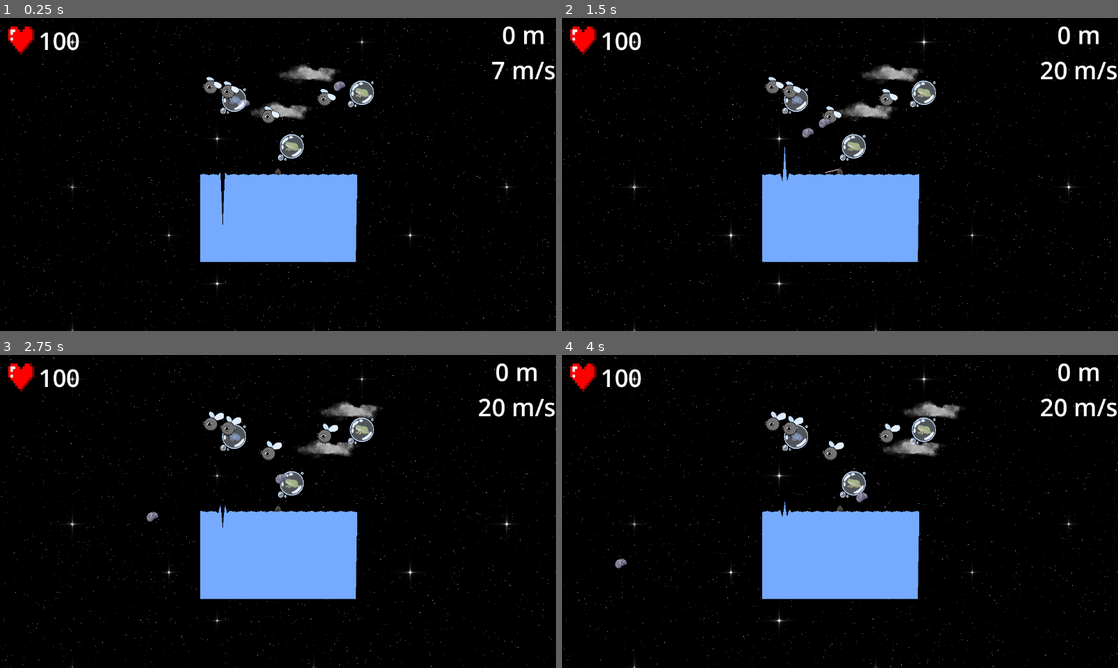
Above: before the commit, frames 1-4 (two rows, left to right).
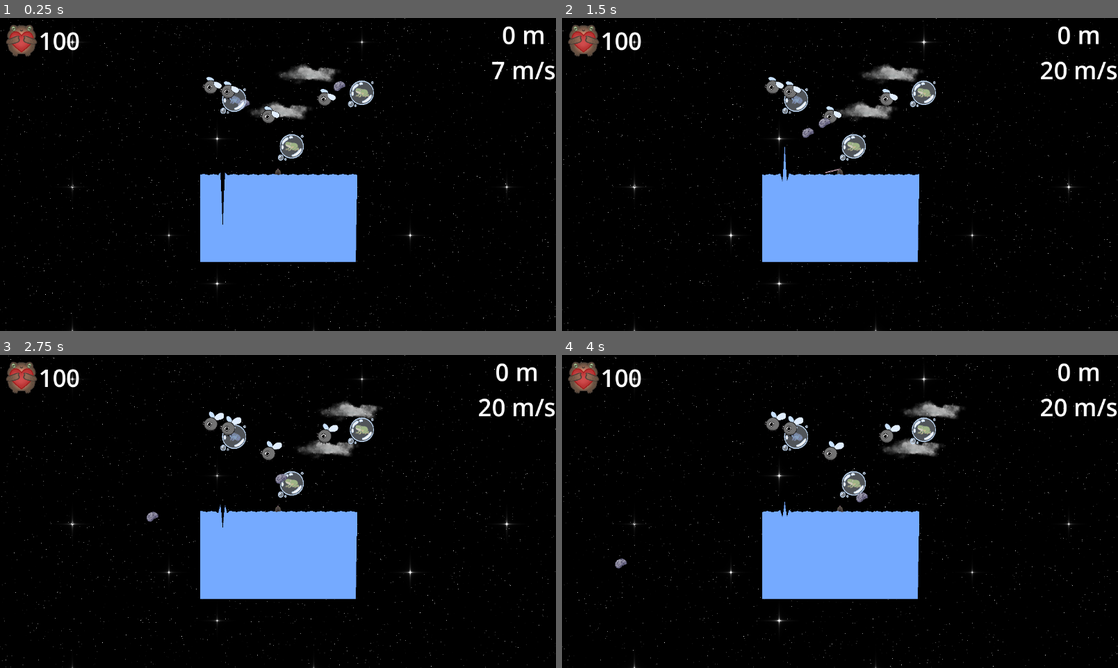
Above: after the commit, the same moments.

Repository: ygda-org/frog-jam
Game: Godot game, scene res://scenes/main.tscn
The game is run twice, just before and just after one commit, with the same random seed, the same clock (stepped at 60 frames per second) and the same inputs.
Inputs (mouse positions are in pixels of both pictures, inside the frame that each line leads up to):
- Up to frame 1 (0.25 s): no input
- Up to frame 2 (1.5 s): move the mouse to (962, 158) at 0.52 s; click (962, 158) at 0.67 s; move the mouse to (728, 190) at 1.27 s; click (728, 190) at 1.42 s
- Up to frame 3 (2.75 s): move the mouse to (333, 442) at 2.02 s; click (333, 442) at 2.17 s
- Up to frame 4 (4 s): move the mouse to (812, 574) at 2.77 s; click (812, 574) at 2.92 s; move the mouse to (1006, 558) at 3.52 s; click (1006, 558) at 3.67 s

The runs differ from the first frame. In frame 1, 0.5% of the frame differs, in the area x 1-7%, y 2-13%; in frame 2, 0.5%; in frame 3, 0.5%; in frame 4, 0.5%.

Commit message:
Created pause menu and adjusted heart texture

Diff:
--- a/scenes/main.tscn
+++ b/scenes/main.tscn
@@ -10,6 +10,7 @@
 [ext_resource type="PackedScene" uid="uid://cs2v2aikg2lsg" path="res://ui/hud.tscn" id="7_tipki"]
 [ext_resource type="PackedScene" path="res://scenes/Background_Spawner.tscn" id="8_tipki"]
 [ext_resource type="PackedScene" uid="uid://d4ac5b740vh5i" path="res://scenes/water/water_body.tscn" id="9_85g3d"]
+[ext_resource type="PackedScene" uid="uid://bv0gtd7gib6qt" path="res://ui/death_screen.tscn" id="11_ya4ey"]
 
 [sub_resource type="ViewportTexture" id="ViewportTexture_o6xl0"]
 viewport_path = NodePath("subview")
@@ -76,3 +77,8 @@
 [node name="CanvasLayer" type="CanvasLayer" parent="."]
 
 [node name="HUD" parent="CanvasLayer" instance=ExtResource("7_tipki")]
+
+[node name="Death Screen" parent="CanvasLayer" instance=ExtResource("11_ya4ey")]
+
+[connection signal="player_dead" from="Player" to="." method="_on_player_player_dead"]
+[connection signal="restart_game" from="CanvasLayer/Death Screen" to="." method="_on_death_screen_restart_game"]
--- a/scripts/asteroid.gd
+++ b/scripts/asteroid.gd
@@ -17,7 +17,7 @@
 	move_and_slide()
 	for i in range(get_slide_collision_count()):
 		if get_slide_collision(i).get_collider().name == "Player":
-			get_slide_collision(i).get_collider().hit(10)
-			#velocity.rotated(get_slide_collision(i).get_angle())
+			get_slide_collision(i).get_collider().hit(100)
+
 			velocity = velocity.length() * Vector2.RIGHT.rotated(get_slide_collision(i).get_angle())
 			get_slide_collision(i).get_collider().velocity = get_slide_collision(i).get_collider().velocity.length() * Vector2.LEFT.rotated(get_slide_collision(i).get_angle()) * 0.5
--- /dev/null
+++ b/scripts/death_screen.gd
@@ -0,0 +1,10 @@
+class_name DeathScreen
+extends PanelContainer
+
+signal restart_game
+
+func _ready() -> void:
+	self.hide()
+
+func _on_button_pressed() -> void:
+	restart_game.emit()
--- a/scripts/hud.gd
+++ b/scripts/hud.gd
@@ -1,3 +1,4 @@
+class_name HUD
 extends Control
 
 @onready var health_label: Label = $"MarginContainer/HBoxContainer/Health Label"
--- a/scripts/main.gd
+++ b/scripts/main.gd
@@ -10,6 +10,8 @@
 
 @onready var camera: Camera2D = $Camera2D
 @onready var background: ColorRect = $Camera2D/ColorRect2
+
+@onready var death_screen: DeathScreen = $"CanvasLayer/Death Screen"
 
 var FROG_BUBBLE_SCENE: PackedScene = preload("res://scenes/frog_bubble.tscn")
 
@@ -31,6 +33,8 @@
 
 	highest_spawn = camera.global_position.y - spawn_margin / 3
 	spawn_up_to(highest_spawn)
+
+	get_tree().paused = false
 
 func _process(delta: float) -> void:
 	var cam_top = camera.global_position.y - get_viewport_rect().size.y * 0.5
@@ -78,3 +82,10 @@
 		new_bubble.global_position = Vector2(x, y_pos + randi_range(-spawn_height_margin, spawn_height_margin))
 		new_bubble.set_data(frog_datas.pick_random())
 		add_child(new_bubble)
+
+func _on_player_player_dead() -> void:
+	death_screen.show()
+	get_tree().paused = true
+
+func _on_death_screen_restart_game() -> void:
+	get_tree().change_scene_to_file("res://scenes/main.tscn")
--- a/scripts/player.gd
+++ b/scripts/player.gd
@@ -1,5 +1,7 @@
 class_name Player
 extends CharacterBody2D
+
+signal player_dead
 
 var JUMP_FORCE: int = 1550
 const MAX_GRAVITY: int = 60
@@ -16,7 +18,7 @@
 @onready var tongue: Tongue = $Tongue
 @onready var powerup_timer: Timer = $Timer
 @export var STOMACH: Stomach = null
-@export var HUD: Control = null
+@export var HUD: HUD = null
 
 var chain_velocity := Vector2(0,0)
 
@@ -99,14 +101,16 @@
 			self.powerup_timer.start()
 
 func hit(dmg: int):
-	#if invincible:
-		#return
-	#else:
-	invincible = true
-	collision_layer = 0
-	health -= dmg
-	HUD.get_node("MarginContainer/HBoxContainer/Health Label").text = str(health)
-	$IFrames.start()
+	if not invincible:
+		invincible = true
+		collision_layer = 0
+		health -= dmg
+		health = max(health, 0)
+		HUD.health_label.text = str(health)
+		$IFrames.start()
+
+		if health <= 0:
+			player_dead.emit()
 
 
 func _on_i_frames_timeout():
--- /dev/null
+++ b/ui/death_screen.tscn
@@ -0,0 +1,45 @@
+[gd_scene load_steps=2 format=3 uid="uid://bv0gtd7gib6qt"]
+
+[ext_resource type="Script" uid="uid://btrg4qkhjesih" path="res://scripts/death_screen.gd" id="1_36x74"]
+
+[node name="Death Screen" type="PanelContainer"]
+custom_minimum_size = Vector2(100, 100)
+anchors_preset = 8
+anchor_left = 0.5
+anchor_top = 0.5
+anchor_right = 0.5
+anchor_bottom = 0.5
+offset_left = -125.0
+offset_top = -150.0
+offset_right = 125.0
+offset_bottom = 150.0
+grow_horizontal = 2
+grow_vertical = 2
+size_flags_horizontal = 4
+size_flags_vertical = 4
+script = ExtResource("1_36x74")
+
+[node name="MarginContainer" type="MarginContainer" parent="."]
+layout_mode = 2
+size_flags_horizontal = 4
+size_flags_vertical = 4
+
+[node name="VBoxContainer" type="VBoxContainer" parent="MarginContainer"]
+layout_mode = 2
+size_flags_horizontal = 4
+size_flags_vertical = 4
+theme_override_constants/separation = 30
+
+[node name="Label" type="Label" parent="MarginContainer/VBoxContainer"]
+layout_mode = 2
+size_flags_horizontal = 4
+theme_override_font_sizes/font_size = 36
+text = "You Lost!"
+
+[node name="Button" type="Button" parent="MarginContainer/VBoxContainer"]
+process_mode = 3
+layout_mode = 2
+theme_override_font_sizes/font_size = 36
+text = "Restart"
+
+[connection signal="pressed" from="MarginContainer/VBoxContainer/Button" to="." method="_on_button_pressed"]
--- a/ui/hud.tscn
+++ b/ui/hud.tscn
@@ -1,7 +1,7 @@
 [gd_scene load_steps=3 format=3 uid="uid://cs2v2aikg2lsg"]
 
 [ext_resource type="Script" uid="uid://ch6bxein65cgn" path="res://scripts/hud.gd" id="1_276te"]
-[ext_resource type="Texture2D" uid="uid://dyswg2ddwmkm5" path="res://assets/images/Heart (2).png" id="1_rbyyf"]
+[ext_resource type="Texture2D" uid="uid://da7v1mk1asyxm" path="res://assets/images/frog_heart.png" id="2_276te"]
 
 [node name="HUD" type="PanelContainer"]
 self_modulate = Color(1, 1, 1, 0)
@@ -24,7 +24,8 @@
 
 [node name="Health Picture" type="TextureRect" parent="MarginContainer/HBoxContainer"]
 layout_mode = 2
-texture = ExtResource("1_rbyyf")
+texture = ExtResource("2_276te")
+expand_mode = 3
 
 [node name="Health Label" type="Label" parent="MarginContainer/HBoxContainer"]
 layout_mode = 2
Binary file added: assets/images/frog_heart.png
Not shown, added: assets/images/frog_heart.png.import
Not shown: 1 places in scenes/main.tscn that only renumber resources
Not shown, added: scripts/death_screen.gd.uid
